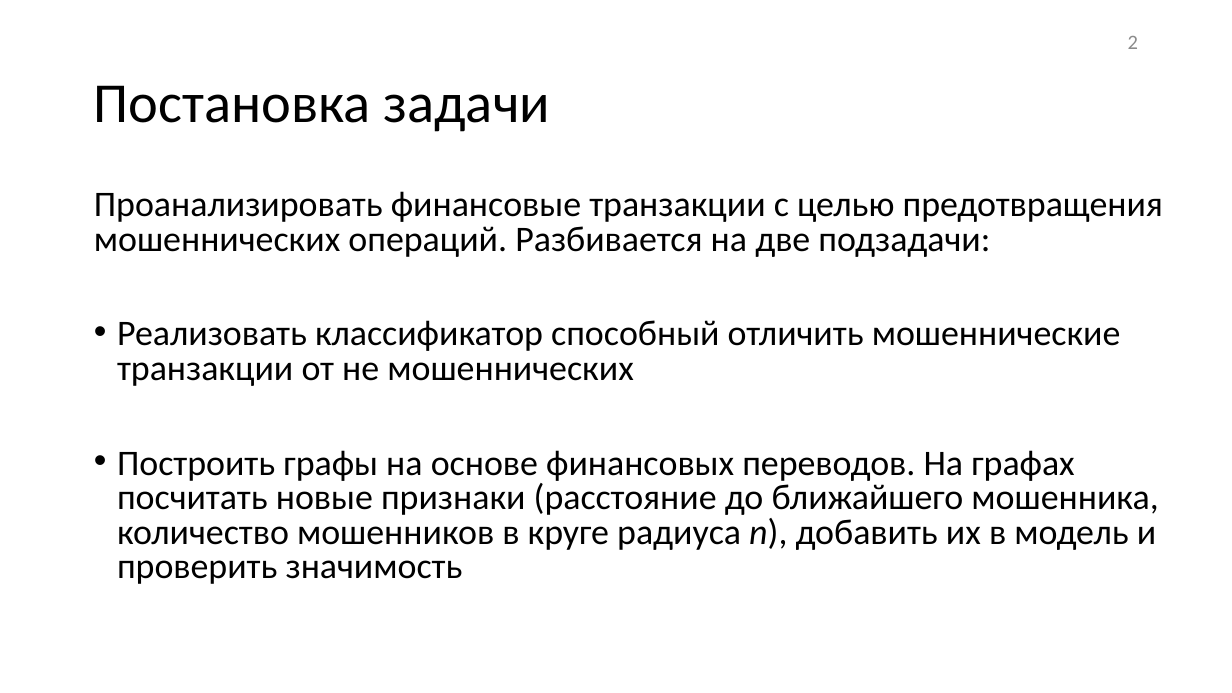
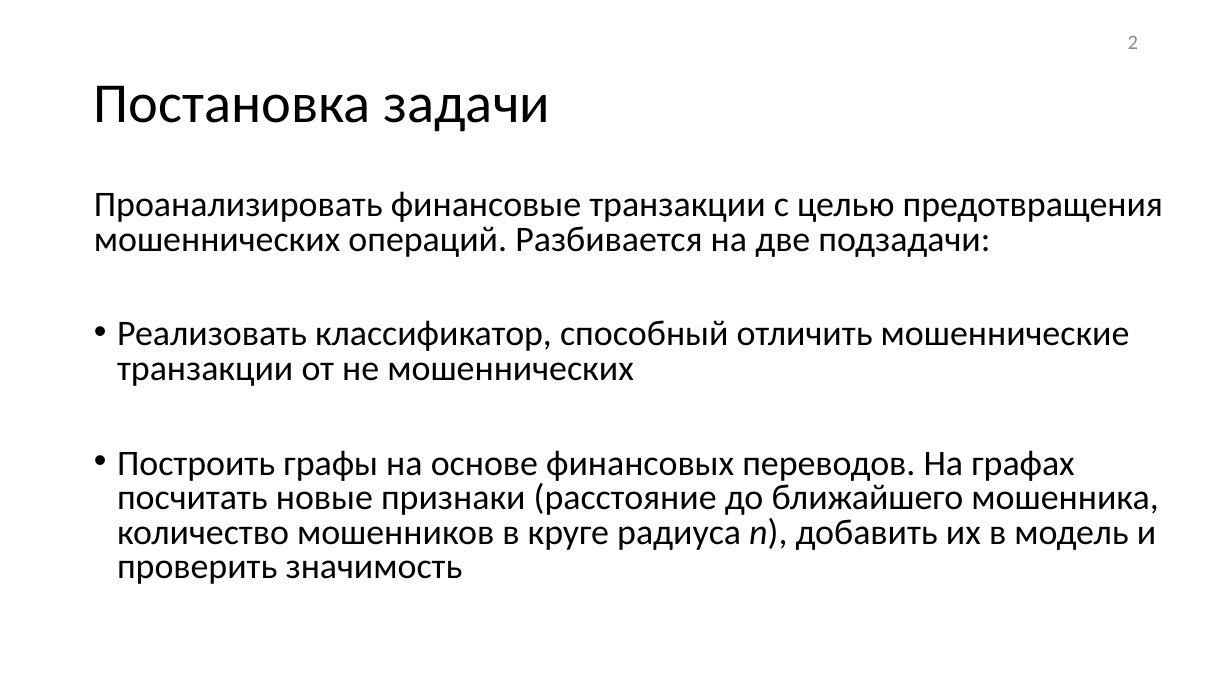
Before and after one commit to desoo40/mai_labs, a slide deck: slide 2 of diploma/00 Отчетность/0 Текст и презентация/Применение_графов_для_классификации.pptx. Drawn at 1232x693 pixels with LibreOffice and Linux fonts; fonts in the diff are those of the drawing. Boxes give left, top, right and bottom in pixels: in the first picture for what was removed or moved away, otherwise in the second. Text is boxed around its words. In the diff, an @@ line names an element or a change of style, - is before the commit and + after.

```diff
--- a/diploma/00 Отчетность/0 Текст и презентация/Применение_графов_для_классификации.pptx
+++ b/diploma/00 Отчетность/0 Текст и презентация/Применение_графов_для_классификации.pptx
@@ text at (117, 320, 1130, 386): text changed @@
-• Реализовать классификатор способный отличить мошеннические транзакции от не мошеннических
+• Реализовать классификатор, способный отличить мошеннические транзакции от не мошеннических
```
Also in this commit, not shown: 6 other slides changed, 1 slide added, 51 other files.
